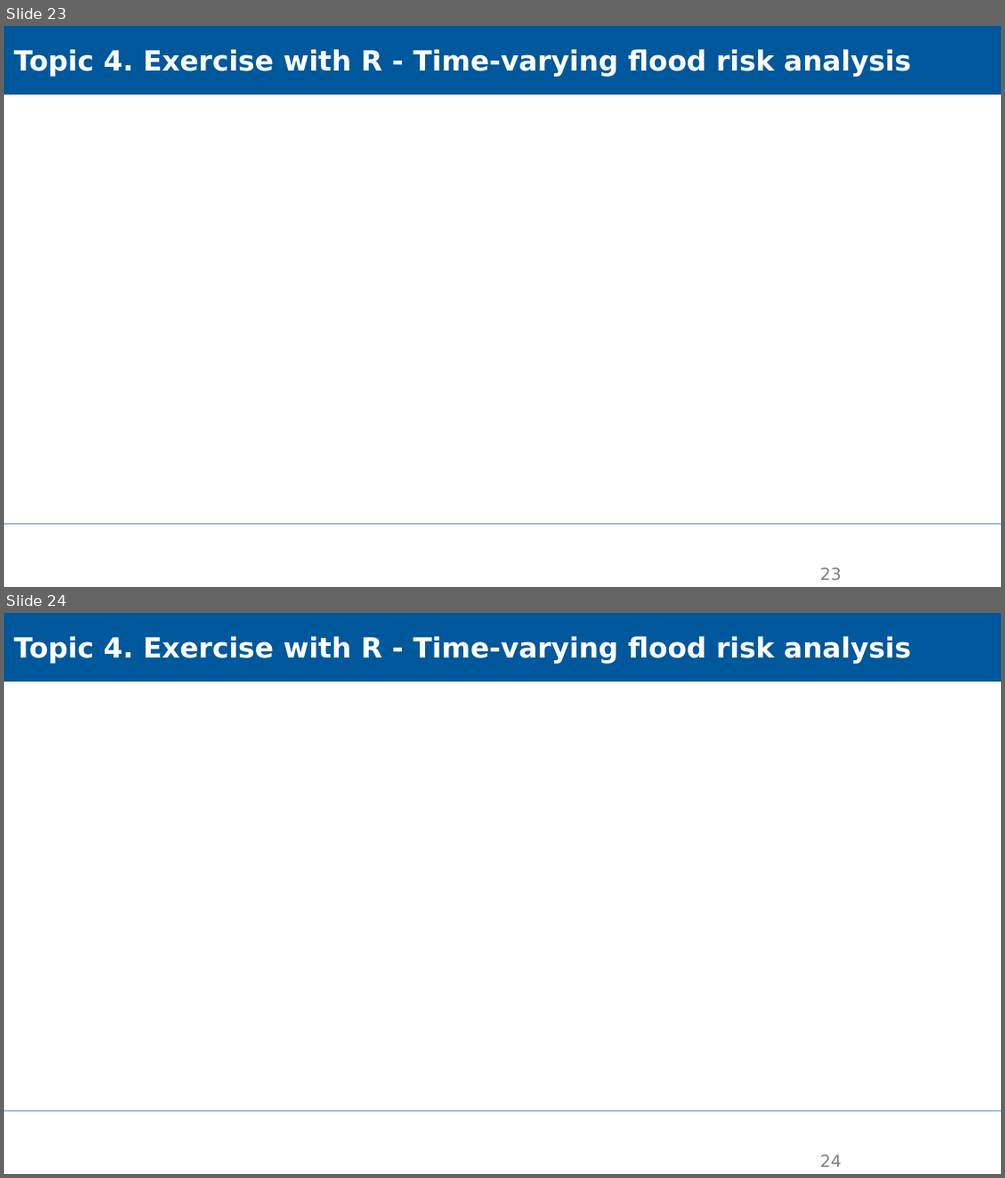
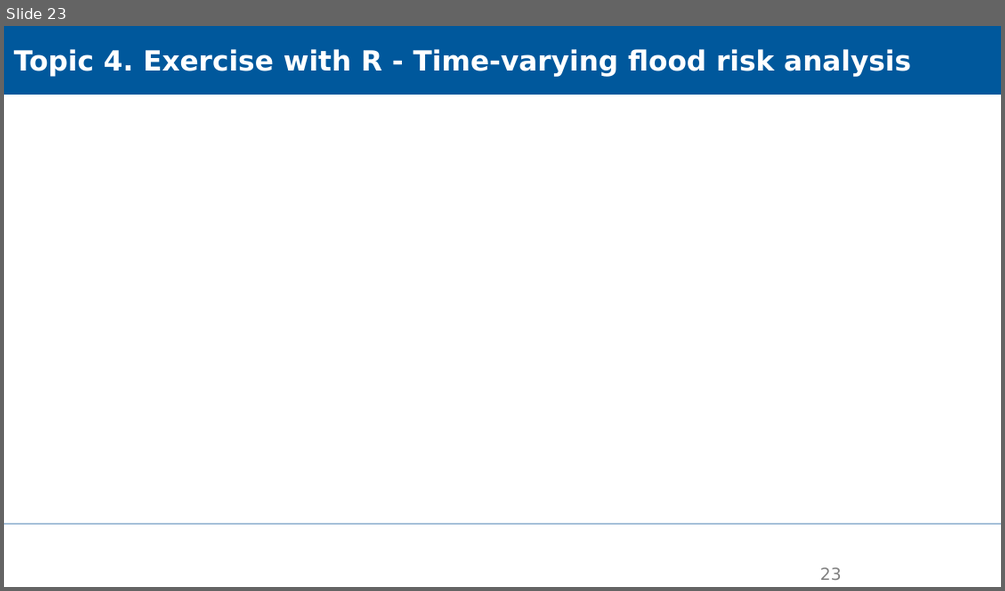
Before and after one commit to XiaoxiangGuanGFZ/FloodRiskSeminar, a slide deck: slides/FRS_exercise_R.pptx. Shown one above the other, each under a label of ours: slides 23 and 24 before the commit, slide 23 after it. The pictures are 1005x1178 and 1005x591 pixels, drawn with LibreOffice and Linux fonts; fonts in the diff are those of the drawing; background and template pictures are left out. Boxes give left, top, right and bottom in pixels: in the first picture for what was removed or moved away, otherwise in the second. Text is boxed around its words. In the diff, an @@ line names an element or a change of style, - is before the commit and + after.

```diff
--- a/slides/FRS_exercise_R.pptx
+++ b/slides/FRS_exercise_R.pptx
@@ slide 24 removed at (x1=4, y1=613, x2=1001, y2=1174), background #FFFFFF; not listed: 1 template element that a slide beside it also shows @@
@@ rectangle removed at (x1=4, y1=613, x2=1001, y2=682) @@
-Topic 4. Exercise with R - Time-varying flood risk analysis
@@ page number removed at (x1=820, y1=1154, x2=841, y2=1167) @@
-24
```
